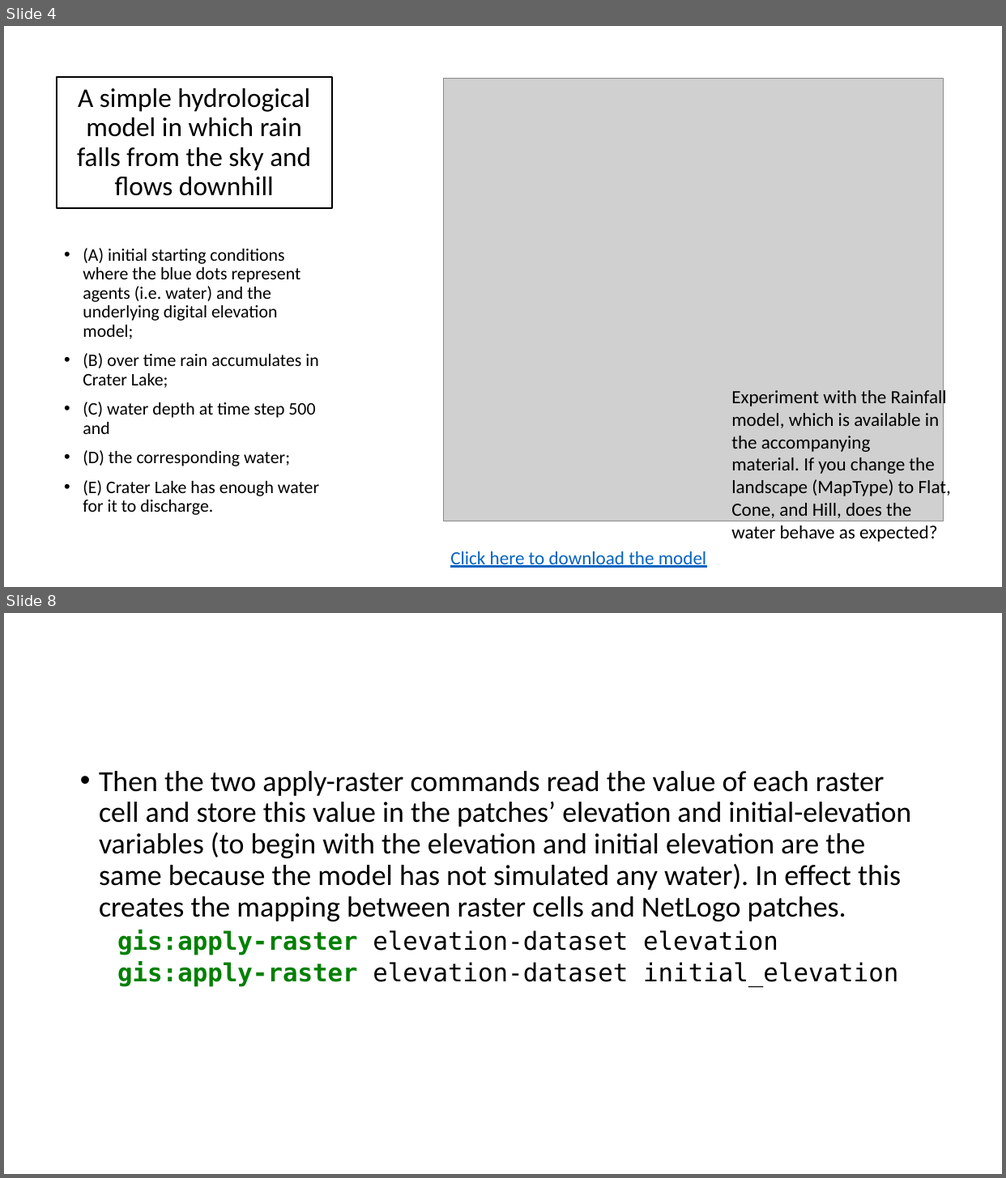
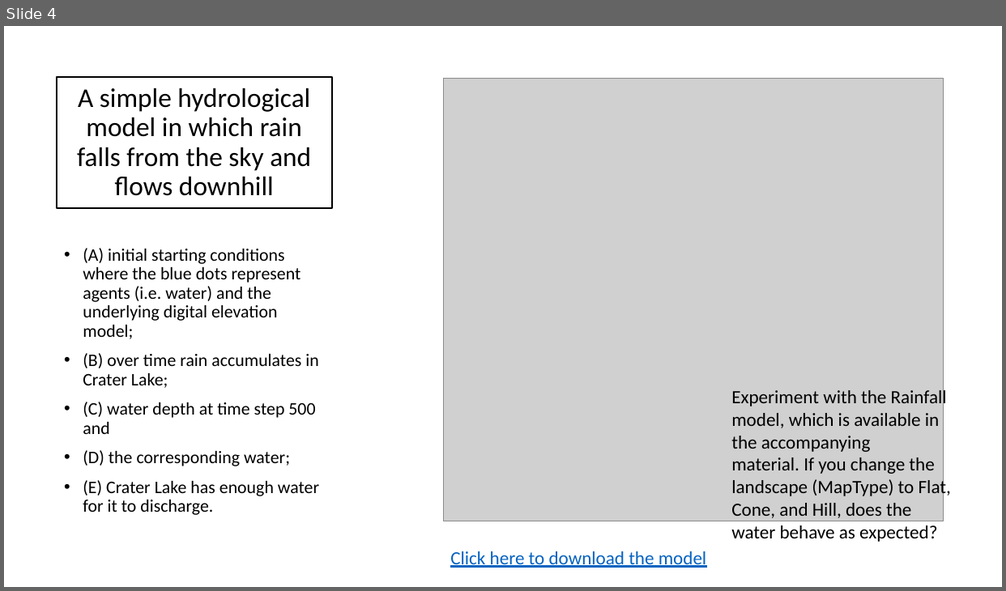
Before and after one commit to abmgis/abmgis, a slide deck: Chapter06-IntegratingABMandGIS/Chapter6_Tutorial.pptx. Shown one above the other, each under a label of ours: slides 4 and 8 before the commit, slide 4 after it; the slides between them are not shown. The pictures are 1006x1178 and 1006x591 pixels, drawn with LibreOffice and Linux fonts; fonts in the diff are those of the drawing; grey boxes stand for pictures. Boxes give left, top, right and bottom in pixels: in the first picture for what was removed or moved away, otherwise in the second. Text is boxed around its words. In the diff, an @@ line names an element or a change of style, - is before the commit and + after.

```diff
--- a/Chapter06-IntegratingABMandGIS/Chapter6_Tutorial.pptx
+++ b/Chapter06-IntegratingABMandGIS/Chapter6_Tutorial.pptx
@@ slide 8 removed at [4,613,1002,1174], background #FFFFFF @@
@@ text removed at [99,771,911,987] @@
-• Then the two apply-raster commands read the value of each raster cell and store this value in the patches’ elevation and initial-elevation variables (to begin with the elevation and initial elevation are the same because the model has not simulated any water). In effect this creates the mapping between raster cells and NetLogo patches.
-  gis:apply-raster elevation-dataset elevation
-  gis:apply-raster elevation-dataset initial_elevation
```
Also in this commit, not shown: 1 slide added, 5 other slides removed, 2 other files.
